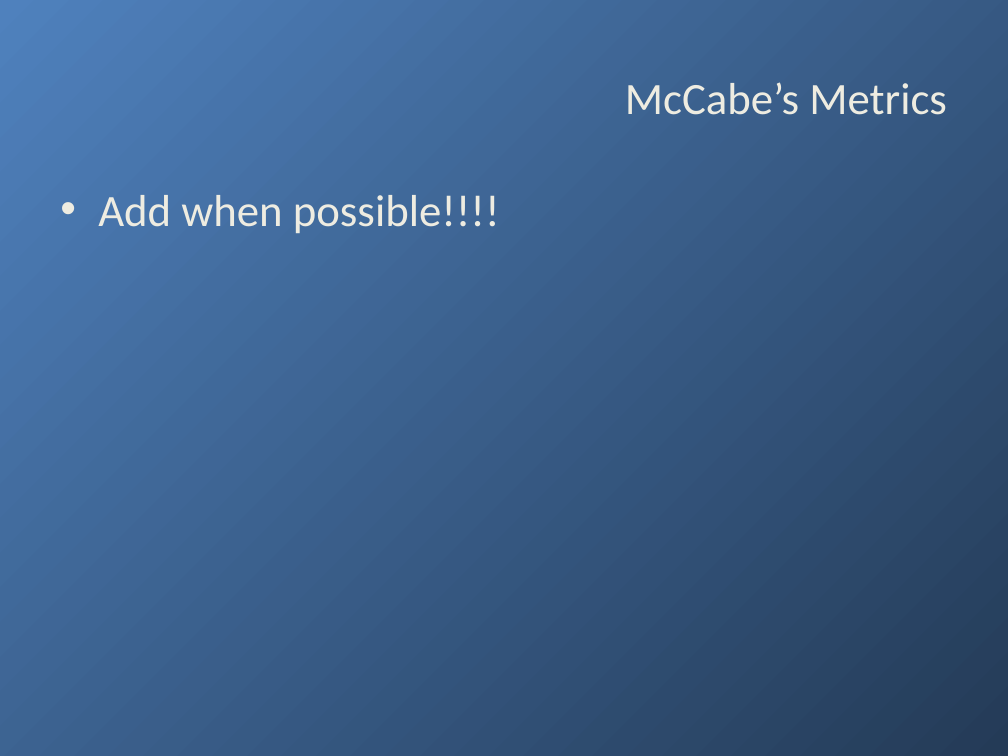
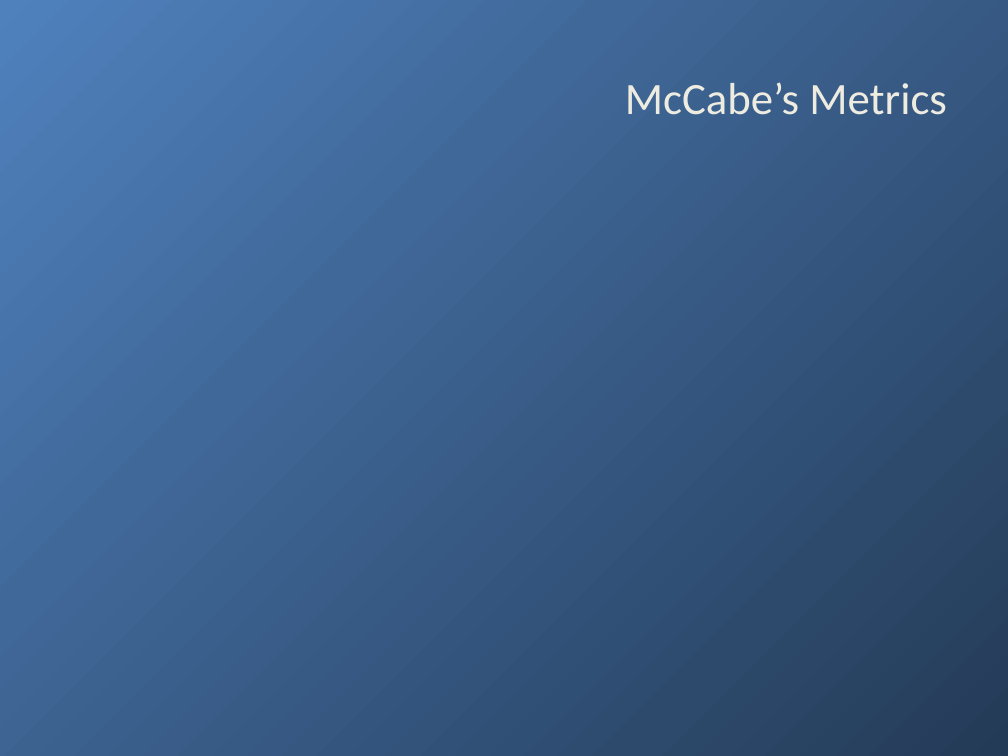
Before and after one commit to yeznasni/rubiks-cube-challenge, a slide deck: slide 49 of documentation/RCPres.pptx. Drawn at 1008x756 pixels with LibreOffice and Linux fonts; fonts in the diff are those of the drawing; background and template pictures are left out. Boxes give left, top, right and bottom in pixels: in the first picture for what was removed or moved away, otherwise in the second. Text is boxed around its words. In the diff, an @@ line names an element or a change of style, - is before the commit and + after.

```diff
--- a/documentation/RCPres.pptx
+++ b/documentation/RCPres.pptx
@@ text removed at (x1=98, y1=195, x2=500, y2=233) @@
-• Add when possible!!!!
```
Also in this commit, not shown: 4 slides added, 29 other files.
